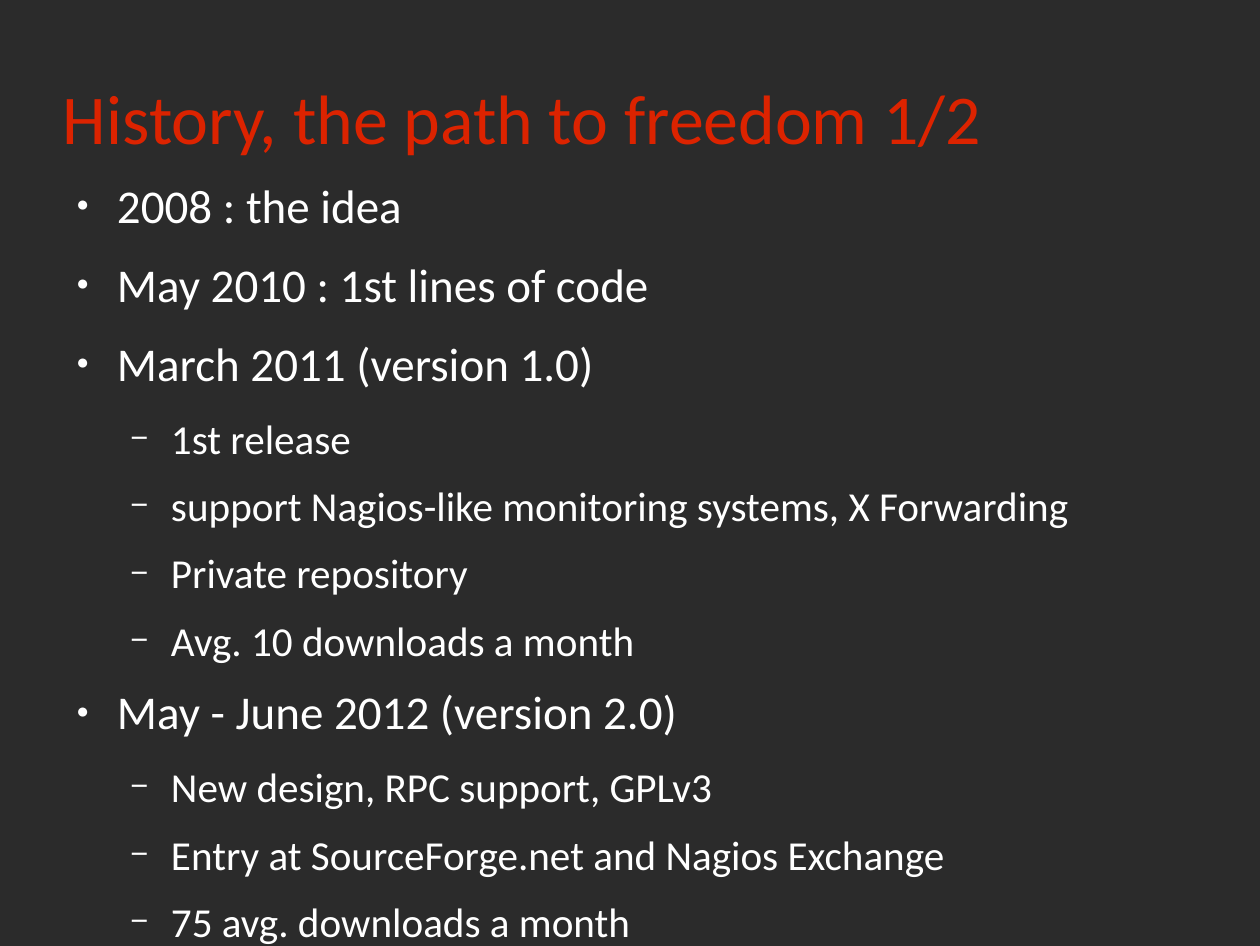
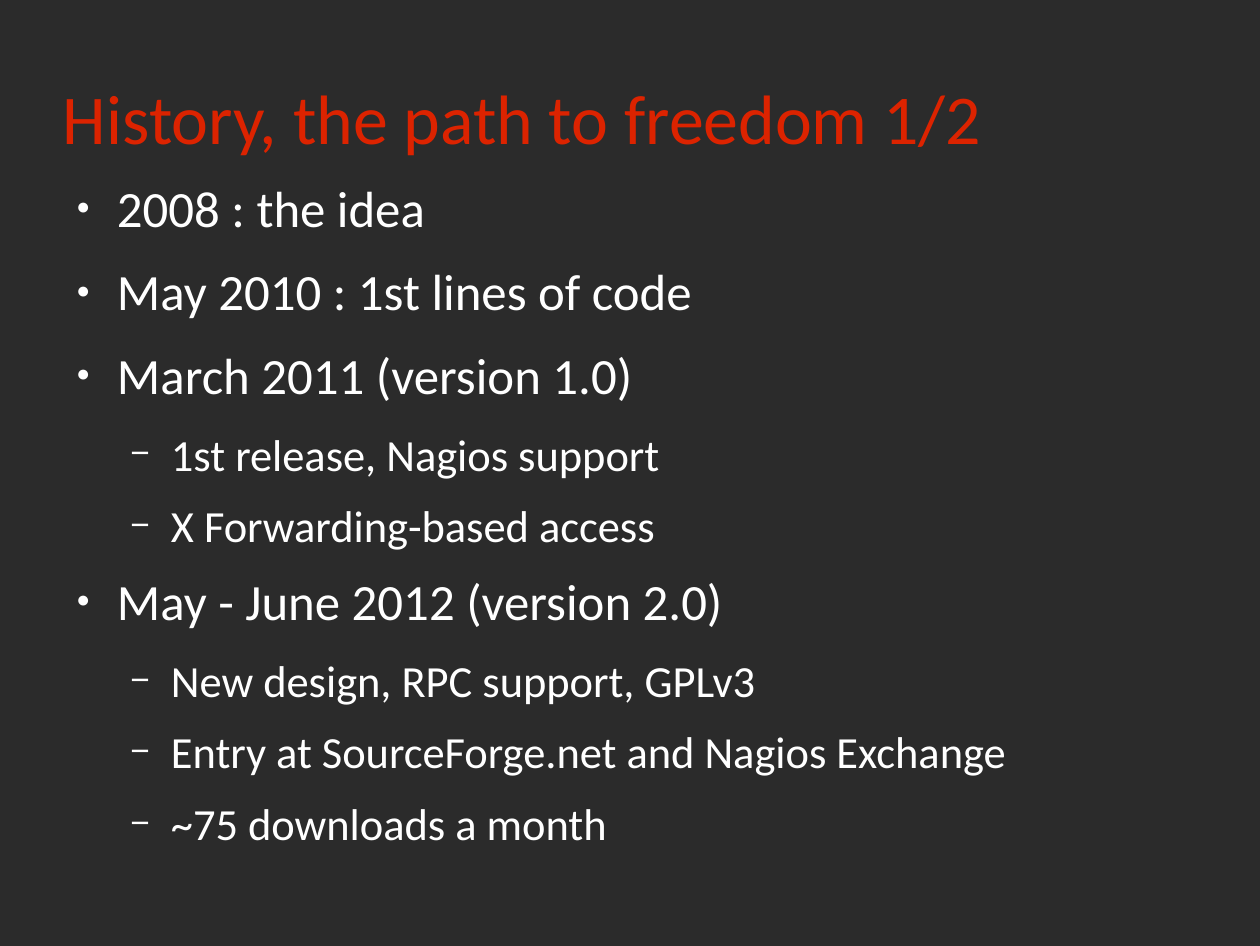
Before and after one commit to rchakode/realopinsight, a slide deck: slide 25 of doc/talks/rmll-2013.odp (slide 22 before the commit). Drawn at 1260x946 pixels with LibreOffice and Linux fonts; fonts in the diff are those of the drawing; background and template pictures are left out; a plain dark background stands for a picture behind light text. Boxes give left, top, right and bottom in pixels: in the first picture for what was removed or moved away, otherwise in the second. Text is boxed around its words. In the diff, an @@ line names an element or a change of style, - is before the commit and + after.

```diff
--- a/doc/talks/rmll-2013.odp
+++ b/doc/talks/rmll-2013.odp
@@ text at bbox=[117, 191, 1005, 776]: size 29.6 to 32 pt in "2008 : the idea", "May 2010 : 1st lines of code", "March 2011 (version 1.0)", "May - June 2012 (version 2.0)"; size 25.9 to 28 pt in "New design, RPC support, GPLv3", "Entry at SourceForge.net and Nagios Exchange" @@
@@ text at bbox=[171, 440, 659, 550]: text changed; size 25.9 to 28 pt @@
-  − 1st release
-  − support Nagios-like monitoring systems, X Forwarding
-  − Private repository
-  − Avg. 10 downloads a month
+  − 1st release, Nagios support
+  − X Forwarding-based access
@@ text at bbox=[171, 809, 607, 841]: text changed; size 25.9 to 28 pt @@
-  − 75 avg. downloads a month
+  − ~75 downloads a month
```
Also in this commit, not shown: 8 other slides changed, 5 slides added, 2 slides removed.
